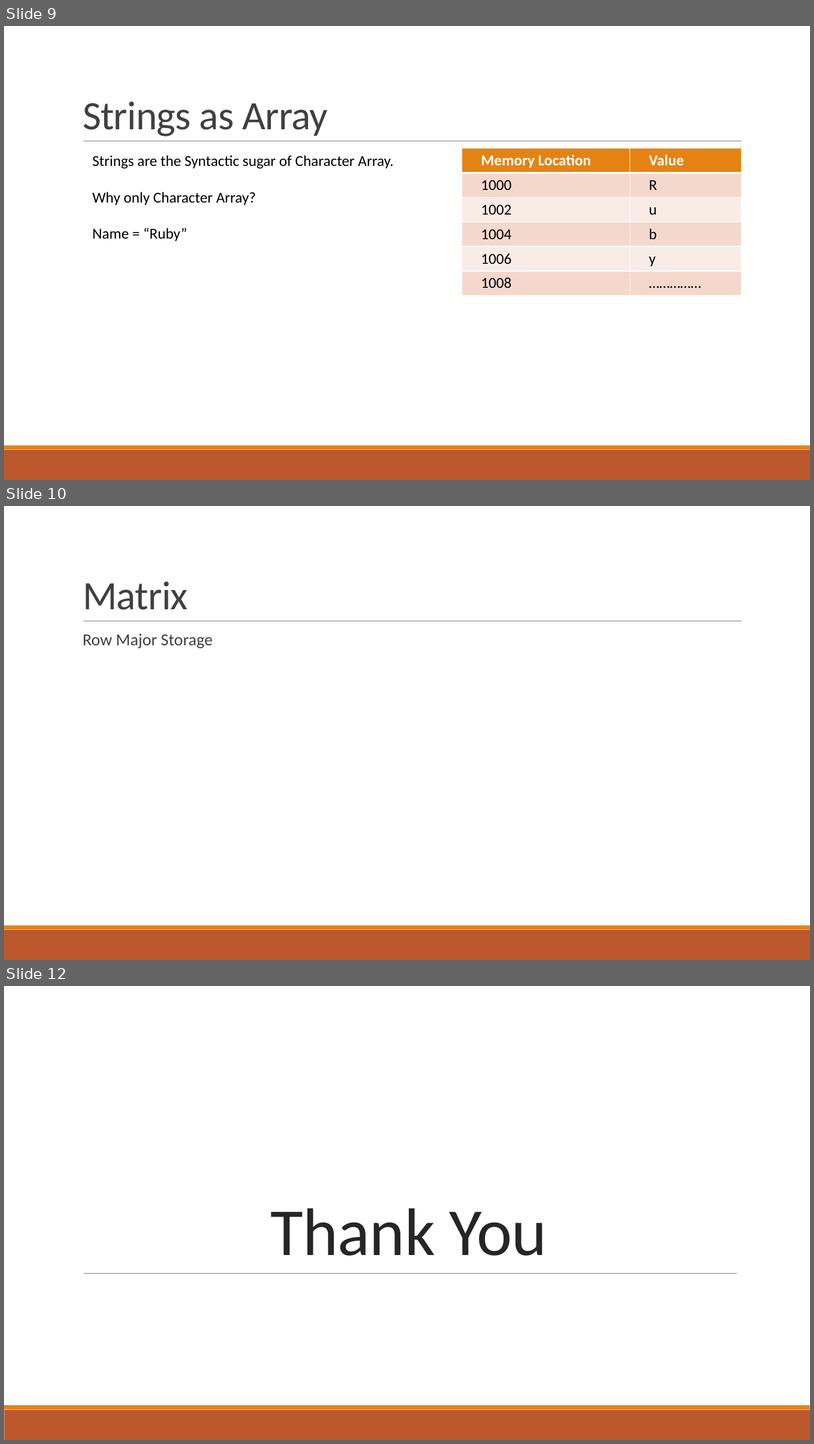
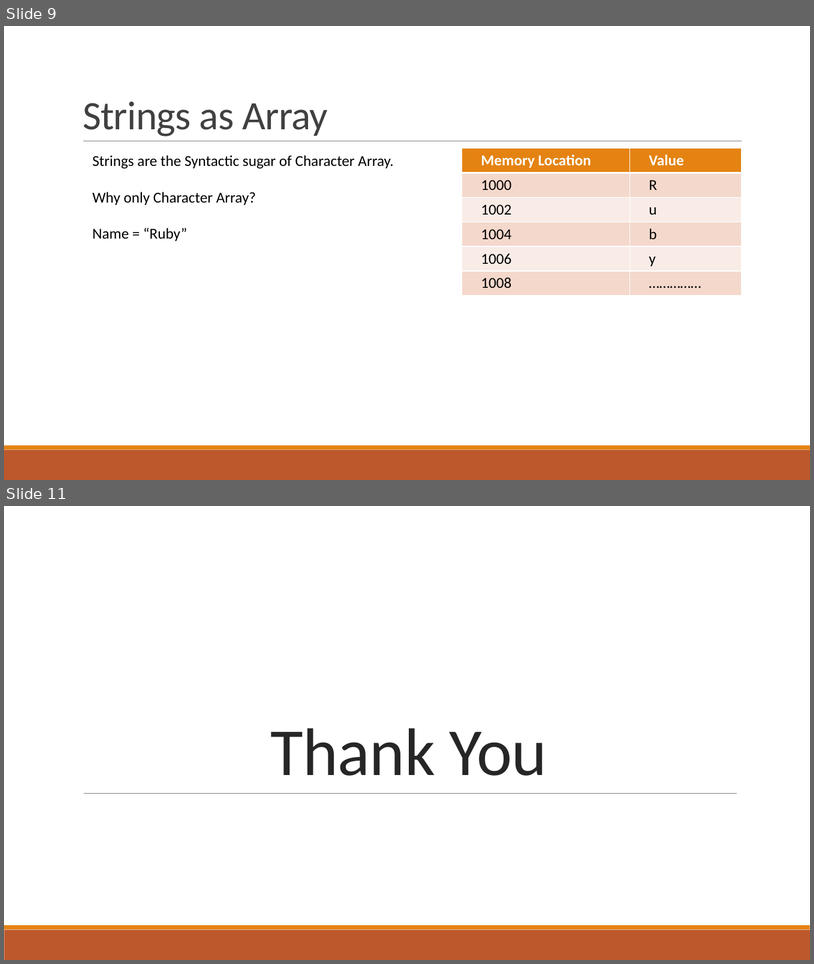
Before and after one commit to pawan9489/TeachingRuby, a slide deck: Session2-Array&Strings.pptx. Shown one above the other, each under a label of ours: slides 9, 10 and 12 before the commit, slides 9 and 11 after it; the slides between them are not shown. The pictures are 814x1444 and 814x964 pixels, drawn with LibreOffice and Linux fonts; fonts in the diff are those of the drawing. Boxes give left, top, right and bottom in pixels: in the first picture for what was removed or moved away, otherwise in the second. Text is boxed around its words. In the diff, an @@ line names an element or a change of style, - is before the commit and + after.

```diff
--- a/Session2-Array&Strings.pptx
+++ b/Session2-Array&Strings.pptx
@@ slide 10 removed at (4,506,810,960), background #FFFFFF; not listed: 3 template elements that a slide beside it also shows @@
@@ title removed at (83,582,188,610) @@
-Matrix
@@ text removed at (83,633,213,648) @@
-  Row Major Storage
@@ what was slide 12 is now slide 11 @@
```
Also in this commit, not shown: 4 slides changed, 52 other files.
